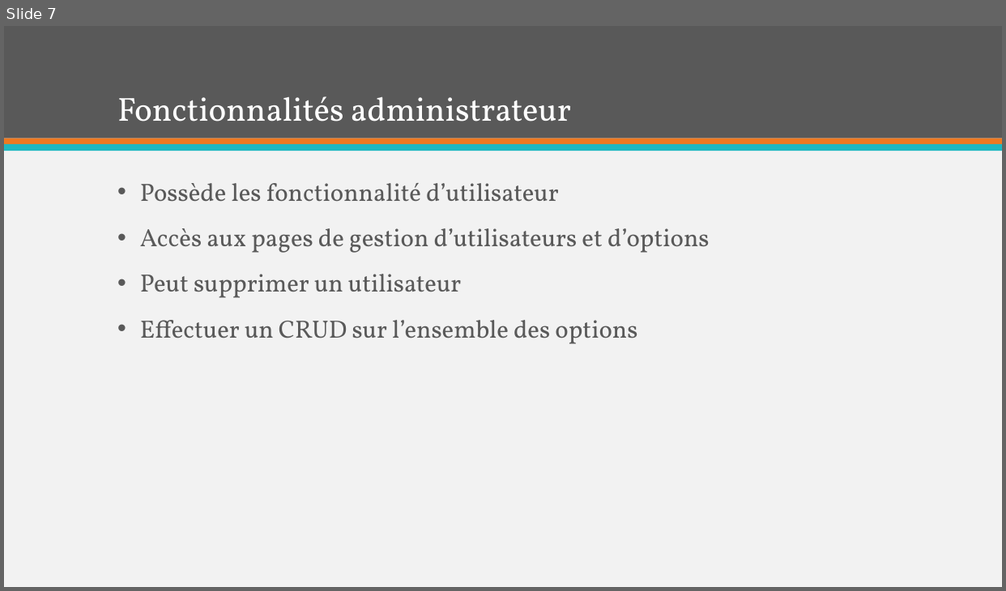
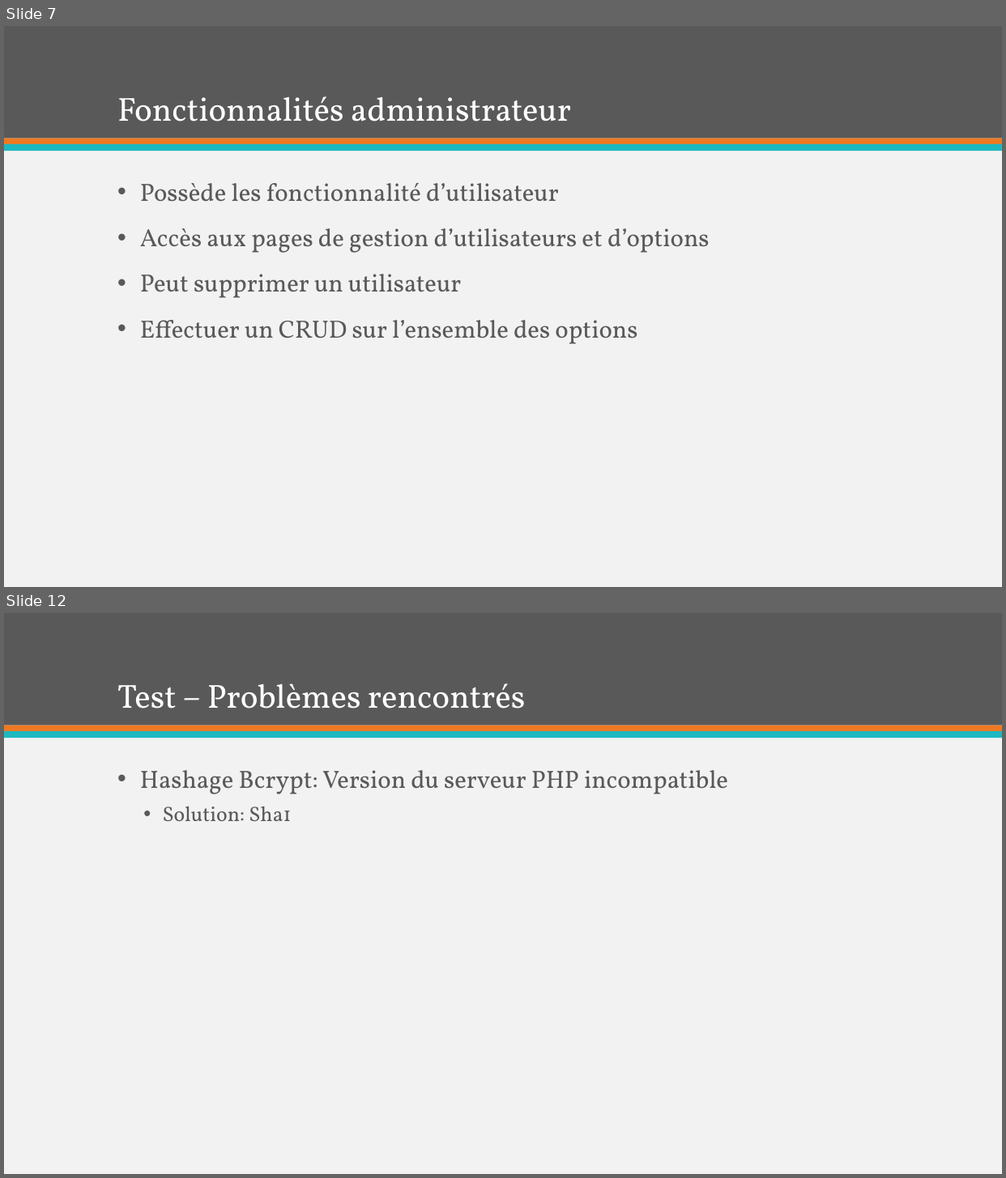
Before and after one commit to Benoris/TPI, a slide deck: Documentation/Orale/Présentation Furnigo.pptx. Shown one above the other, each under a label of ours: slide 7 before the commit, slides 7 and 12 after it; the slides between them are not shown. The pictures are 1006x591 and 1006x1178 pixels, drawn with LibreOffice and Linux fonts; fonts in the diff are those of the drawing. Boxes give left, top, right and bottom in pixels: in the first picture for what was removed or moved away, otherwise in the second. Text is boxed around its words. In the diff, an @@ line names an element or a change of style, - is before the commit and + after.

```diff
--- a/Documentation/Orale/Présentation Furnigo.pptx
+++ b/Documentation/Orale/Présentation Furnigo.pptx
@@ slide 12 added at (4, 613, 1002, 1174), background #F2F2F2; not listed: 3 template elements that a slide beside it also shows @@
@@ title added at (117, 683, 526, 709), 32 pt, text #FFFFFF @@
+Test – Problèmes rencontrés
@@ text added at (140, 770, 728, 821), 24 pt, text #595959 @@
+• Hashage Bcrypt: Version du serveur PHP incompatible
+  • Solution: Sha1
```
Also in this commit, not shown: 3 slides changed, 4 other slides added, 1 slide removed, 2 other files.
